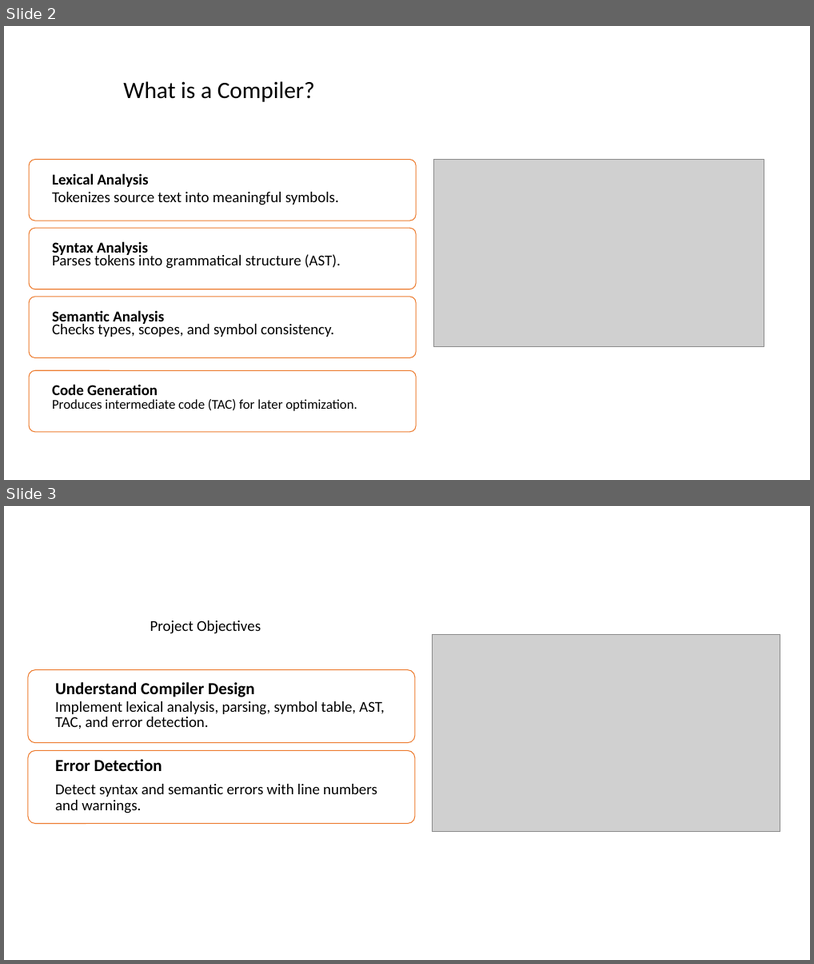
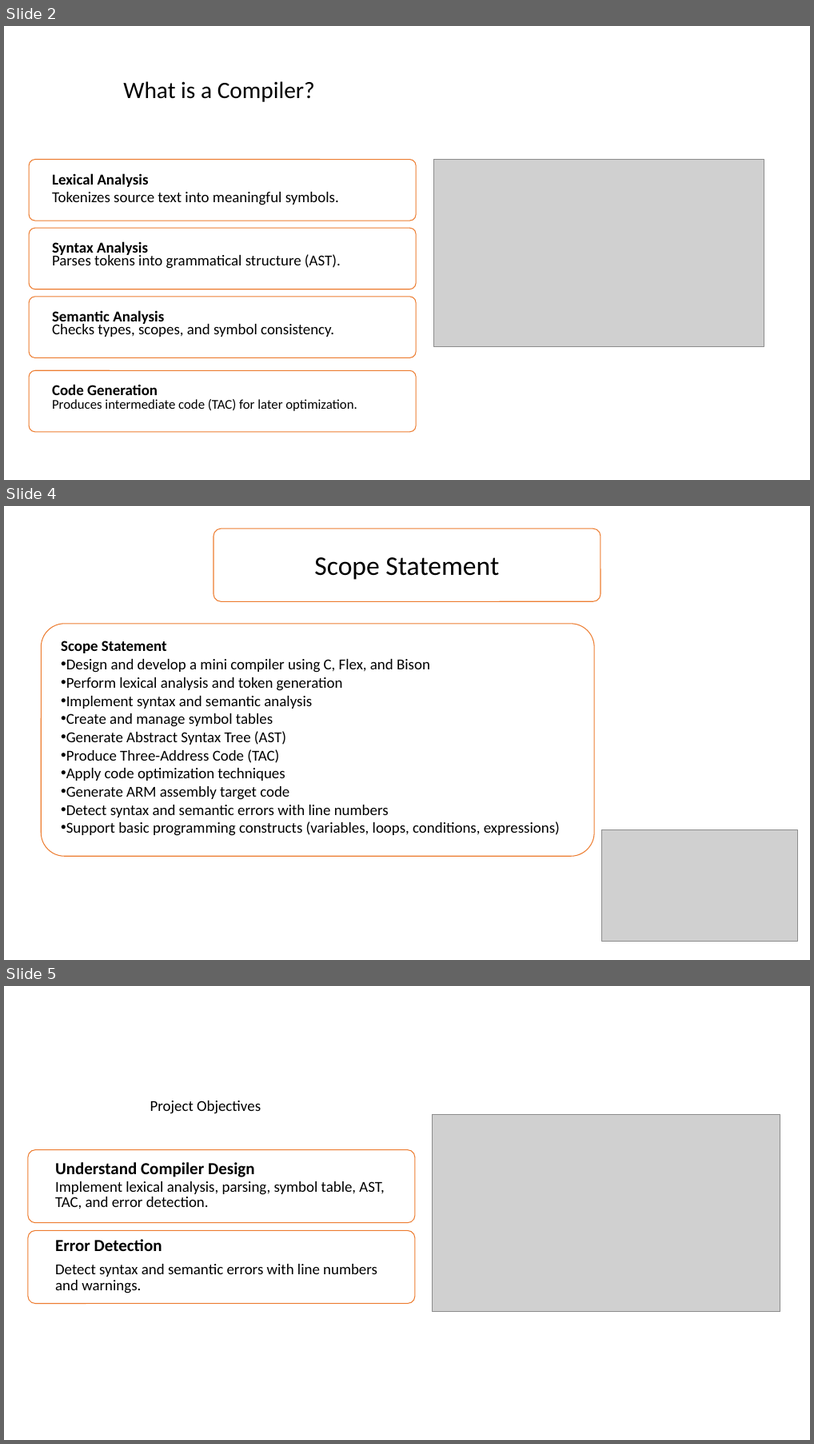
Before and after one commit to abdullahalmusabbir/Mini-Compiler-For-C, a slide deck: 22101039.pptx. Shown one above the other, each under a label of ours: slides 2 and 3 before the commit, slides 2, 4 and 5 after it; the slides between them are not shown. The pictures are 814x964 and 814x1444 pixels, drawn with LibreOffice and Linux fonts; fonts in the diff are those of the drawing; grey boxes stand for pictures. Boxes give left, top, right and bottom in pixels: in the first picture for what was removed or moved away, otherwise in the second. Text is boxed around its words. In the diff, an @@ line names an element or a change of style, - is before the commit and + after.

```diff
--- a/22101039.pptx
+++ b/22101039.pptx
@@ slide 4 added at [4, 506, 810, 960], background #FFFFFF @@
@@ rounded rectangle added at [214, 528, 601, 601], outline #ED7D31 1 pt @@
@@ text added at [314, 557, 499, 580], 32 pt, text #000000 @@
+Scope Statement
@@ rounded rectangle added at [41, 624, 594, 856], outline #ED7D31 1 pt @@
@@ text added at [61, 640, 560, 836], 18 pt, text #000000 @@
+Scope Statement
+• Design and develop a mini compiler using C, Flex, and Bison
+• Perform lexical analysis and token generation
+• Implement syntax and semantic analysis
+• Create and manage symbol tables
+• Generate Abstract Syntax Tree (AST)
+• Produce Three-Address Code (TAC)
+• Apply code optimization techniques
+• Generate ARM assembly target code
+• Detect syntax and semantic errors with line numbers
+• Support basic programming constructs (variables, loops, conditions, expressions)
@@ picture added at [602, 830, 798, 941] @@
@@ what was slide 3 is now slide 5 @@
```
Also in this commit, not shown: 1 slide changed, 3 other slides added, 1 slide removed, 3 other files.
